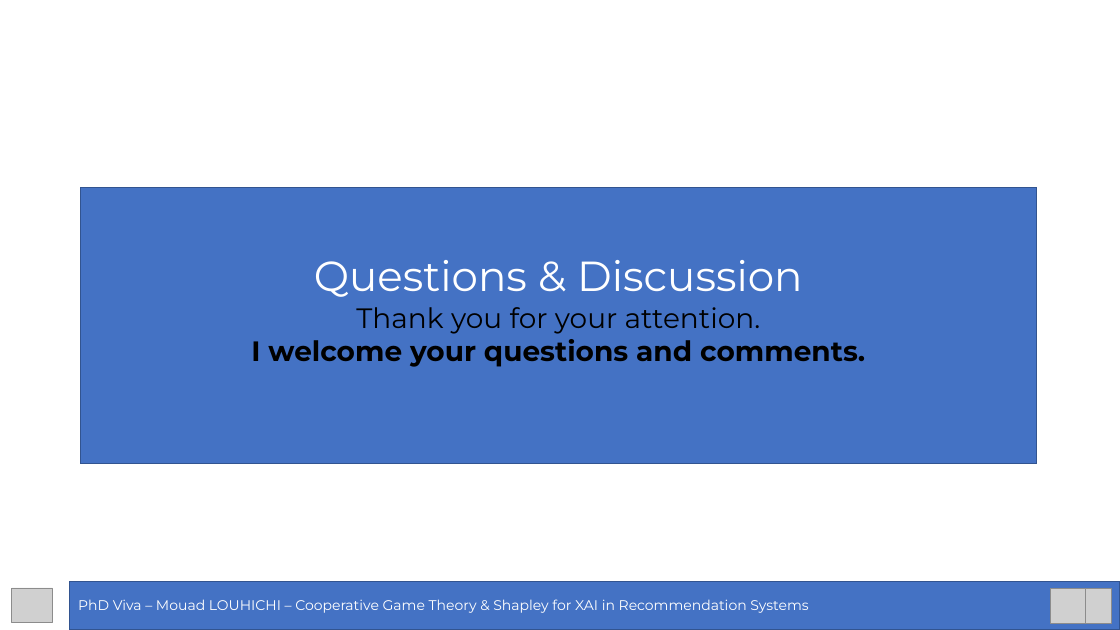
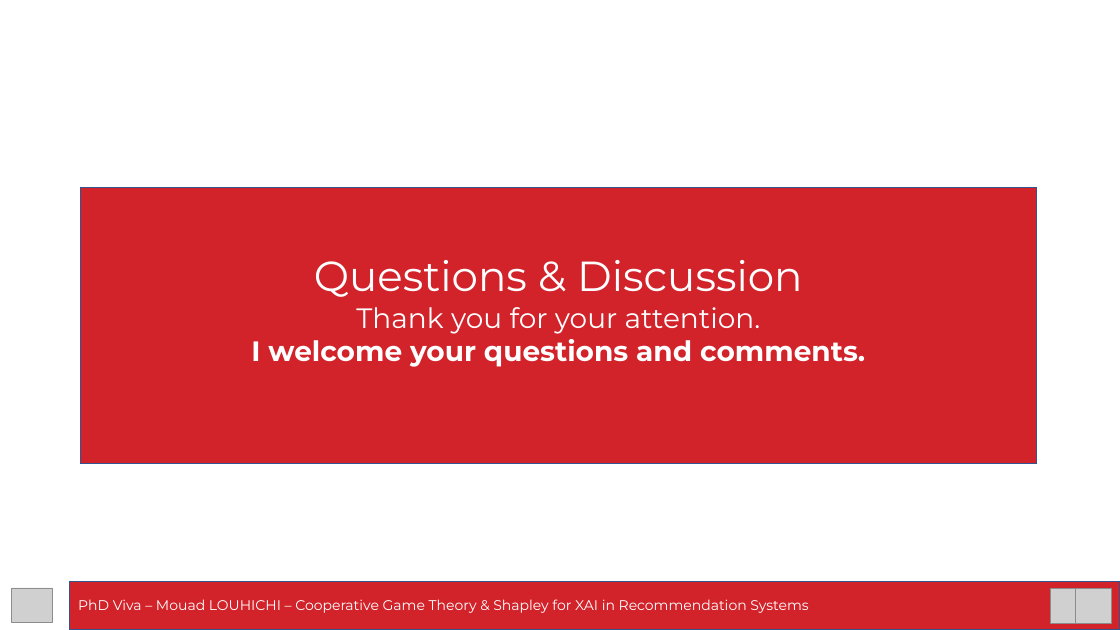
Before and after one commit to mouadlouhichi/phd-prep, a slide deck: slide 59 of viva/MOUAD_LOUHICHI_VIVA_40min.pptx. Drawn at 1120x630 pixels with LibreOffice and Linux fonts; fonts in the diff are those of the drawing; grey boxes stand for pictures. Boxes give left, top, right and bottom in pixels: in the first picture for what was removed or moved away, otherwise in the second. Text is boxed around its words. In the diff, an @@ line names an element or a change of style, - is before the commit and + after.

```diff
--- a/viva/MOUAD_LOUHICHI_VIVA_40min.pptx
+++ b/viva/MOUAD_LOUHICHI_VIVA_40min.pptx
@@ rectangle "Questions & Discussion" at bbox=[81, 188, 1037, 464]: fill #4472C4 to #D2222A @@
@@ text in rectangle at bbox=[251, 307, 865, 367]: text colour #000000 to #FFFFFF in "Thank you for your attention.", "I welcome your questions and comments." @@
@@ rectangle "PhD Viva – Mouad LOUHICHI ..." at bbox=[70, 581, 1120, 629]: fill #4472C4 to #D2222A @@
```
Also in this commit, not shown: 58 other slides changed, 1 other file.
